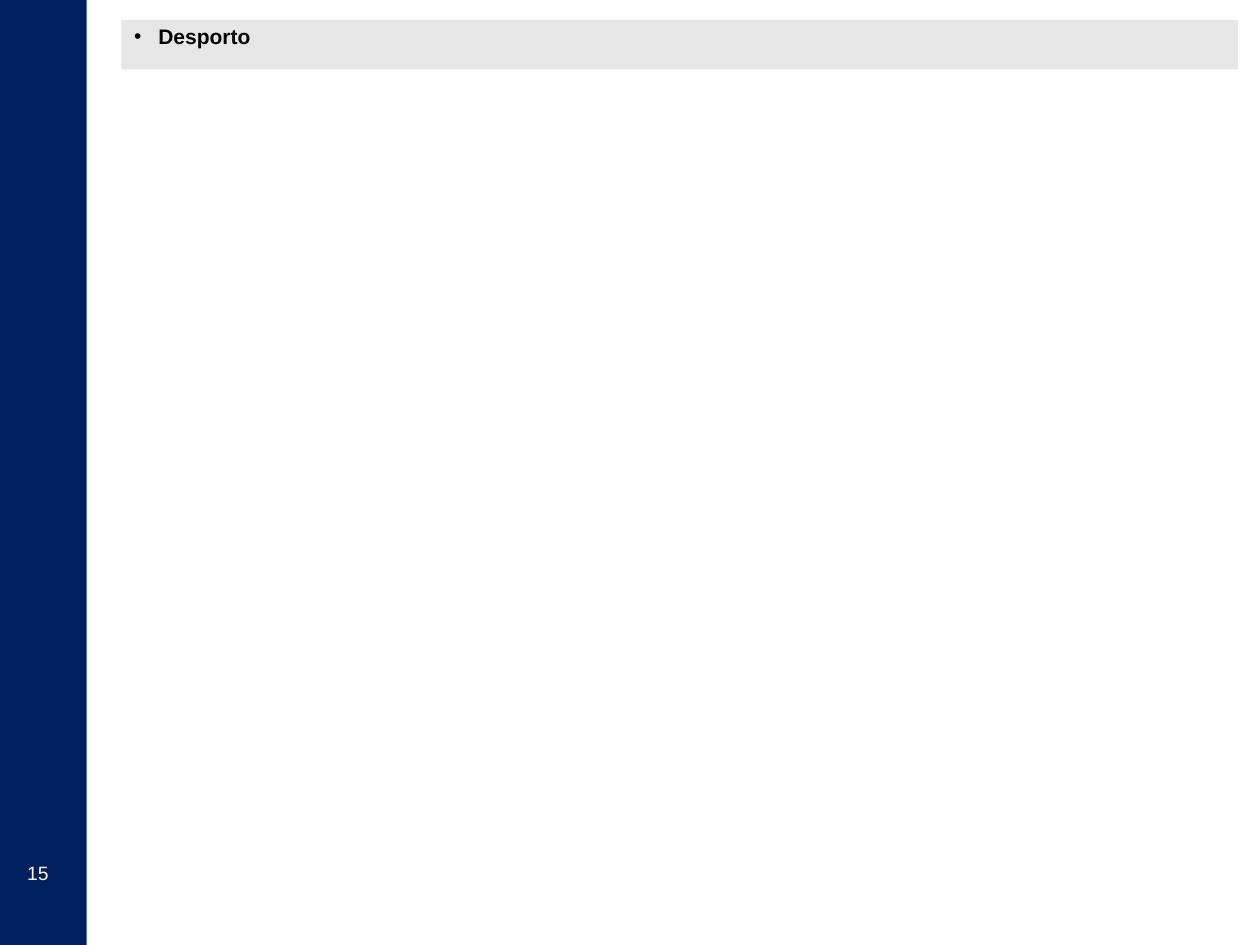
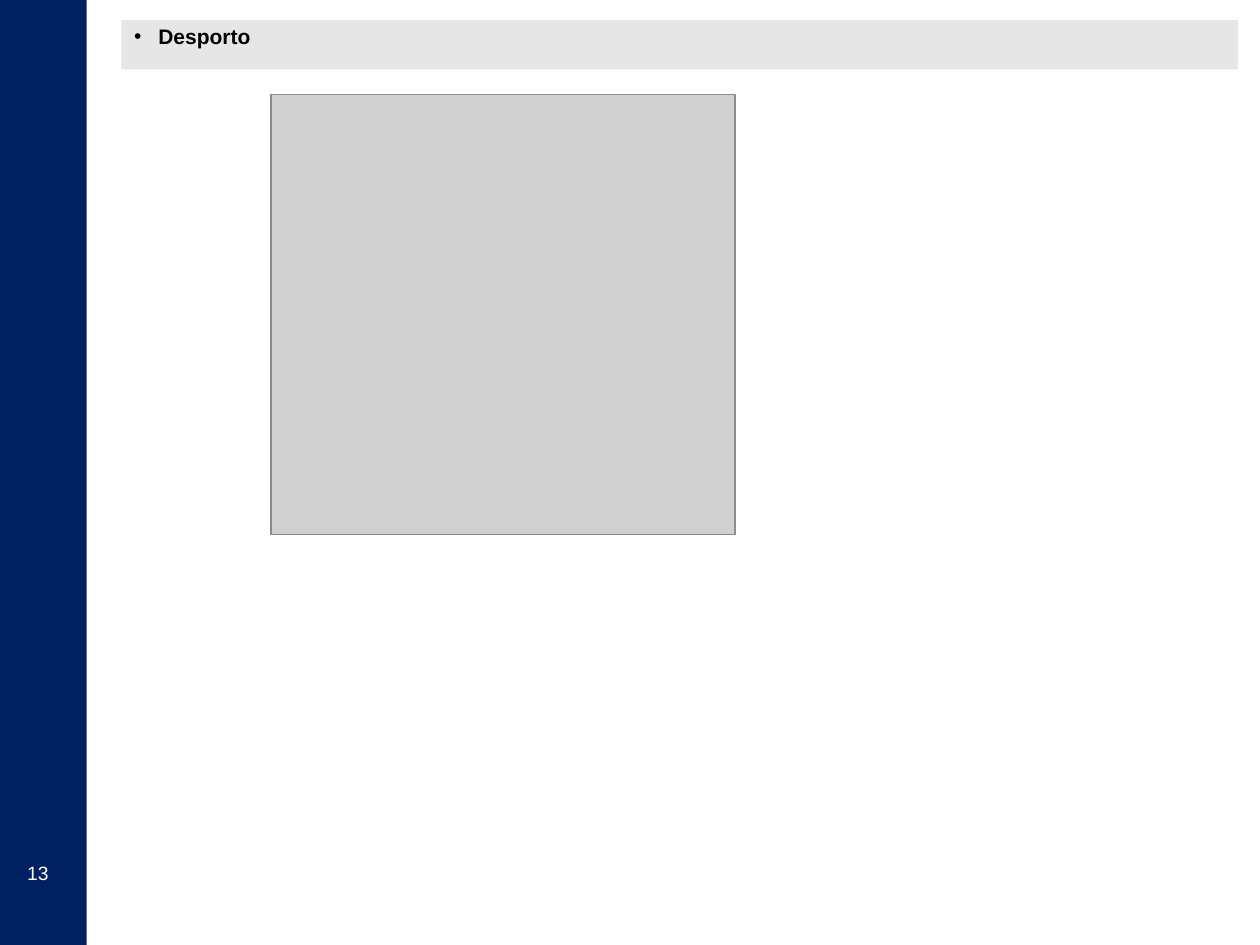
Before and after one commit to Gabulhas/CompWeb, a slide deck: slide 13 of UBI_CompWeb_2018_templates.pptx (slide 15 before the commit). Drawn at 1260x945 pixels with LibreOffice and Linux fonts; fonts in the diff are those of the drawing; grey boxes stand for pictures; background and template pictures are left out. Boxes give left, top, right and bottom in pixels: in the first picture for what was removed or moved away, otherwise in the second. Text is boxed around its words. In the diff, an @@ line names an element or a change of style, - is before the commit and + after.

```diff
--- a/UBI_CompWeb_2018_templates.pptx
+++ b/UBI_CompWeb_2018_templates.pptx
@@ picture added at box(271, 94, 735, 534) @@
@@ page number at box(27, 866, 48, 881): text changed @@
-15
+13
```
Also in this commit, not shown: 8 other slides changed, 3 slides added, 3 slides removed.
